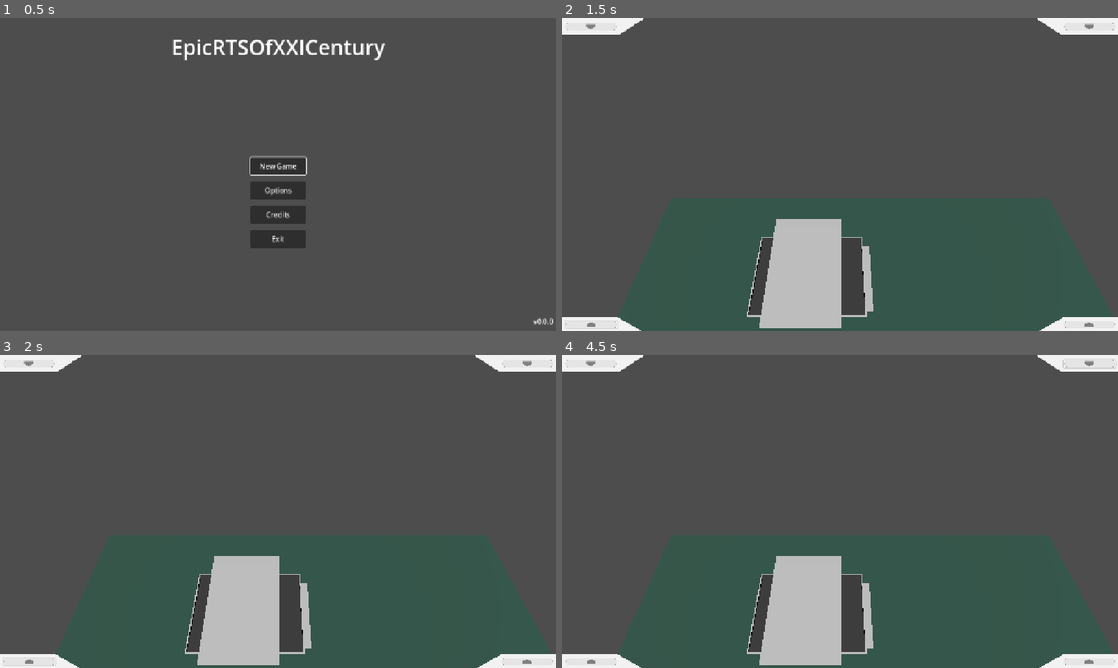
Above: before the commit, frames 1-4 (two rows, left to right).
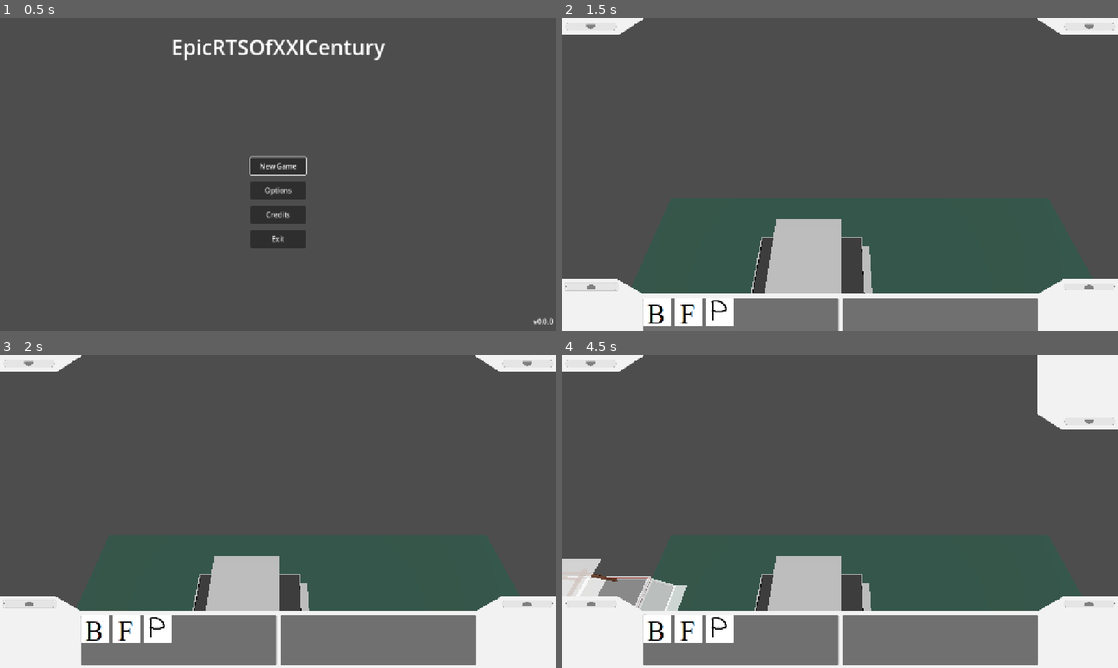
Above: after the commit, the same moments.

Repository: andrijzyn/The-Undefinders
Game: Godot game, scene res://addons/maaacks_game_template/base/scenes/menus/main_menu/main_menu.tscn
Two runs of this game, one before a commit and one after it. Both use one fixed random seed, a clock stepped at 60 frames per second and the inputs below.
Inputs (mouse positions are in pixels of both pictures, inside the frame that each line leads up to):
- Up to frame 1 (0.5 s): no input
- Up to frame 2 (1.5 s): click "New Game" at 0.5 s; click (589, 324) at 1.27 s
- Up to frame 3 (2 s): no input
- Up to frame 4 (4.5 s): tap Enter (ui_accept) at 2, 2.27 s; move the mouse to (962, 495) at 2.02 s; hold Right (ui_right) 2.03-2.75 s; tap S (ABORT) at 2.1 s; click (962, 495) at 2.17 s; click (1090, 661) at 2.77 s; click (1090, 364) at 3.52 s; click (645, 617) at 4.27 s

Frame 1 is identical in both runs. In frame 2, 12% of the frame differs, in the area x 0-100%, y 1-100%; in frame 3, 18%; in frame 4, 23%, in the area x 0-100%, y 0-100%.

Commit message:
Fixed initital UI
Changes:
-Fixed initial UI

Diff:
--- a/features/HUD/UI/UI.gd
+++ b/features/HUD/UI/UI.gd
@@ -37,6 +37,7 @@
 		return true
 
 func _ready():
+	self.visible = false
 	main_scene = get_tree().current_scene #DAMI
 	update_action_display()
 	button_left.pressed.connect(_on_bottom_button_pressed)
